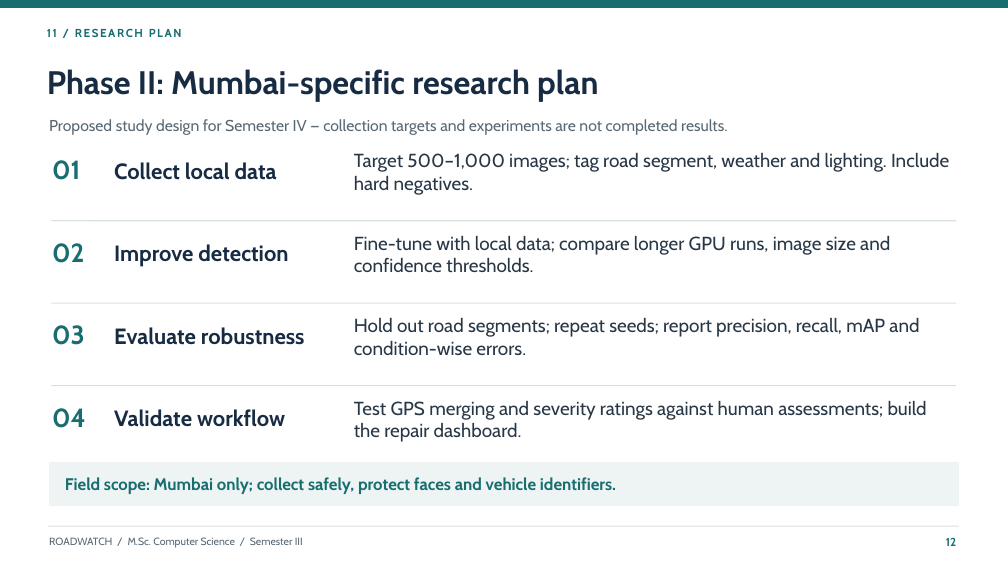
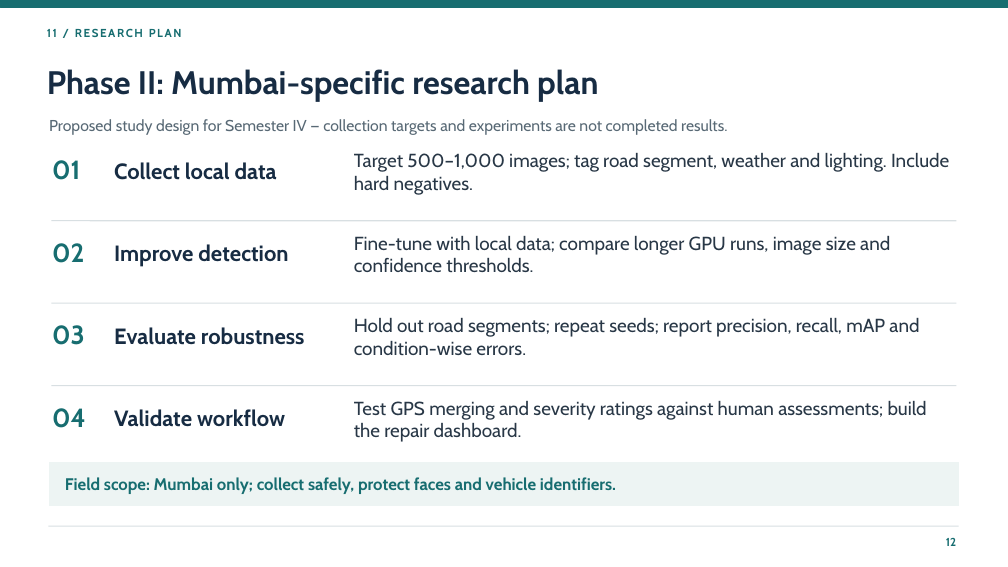
Before and after one commit to NEERAJSONAR001/RoadWatch, a slide deck: slide 12 of prepare/RoadWatch_Final_Research_Presentation.pptx. Drawn at 1008x567 pixels with LibreOffice and Linux fonts; fonts in the diff are those of the drawing. Boxes give left, top, right and bottom in pixels: in the first picture for what was removed or moved away, otherwise in the second. Text is boxed around its words. In the diff, an @@ line names an element or a change of style, - is before the commit and + after.

```diff
--- a/prepare/RoadWatch_Final_Research_Presentation.pptx
+++ b/prepare/RoadWatch_Final_Research_Presentation.pptx
@@ text removed at <box>49,537,303,548</box> @@
-ROADWATCH / M.Sc. Computer Science / Semester III
```
Also in this commit, not shown: 14 other slides changed.
